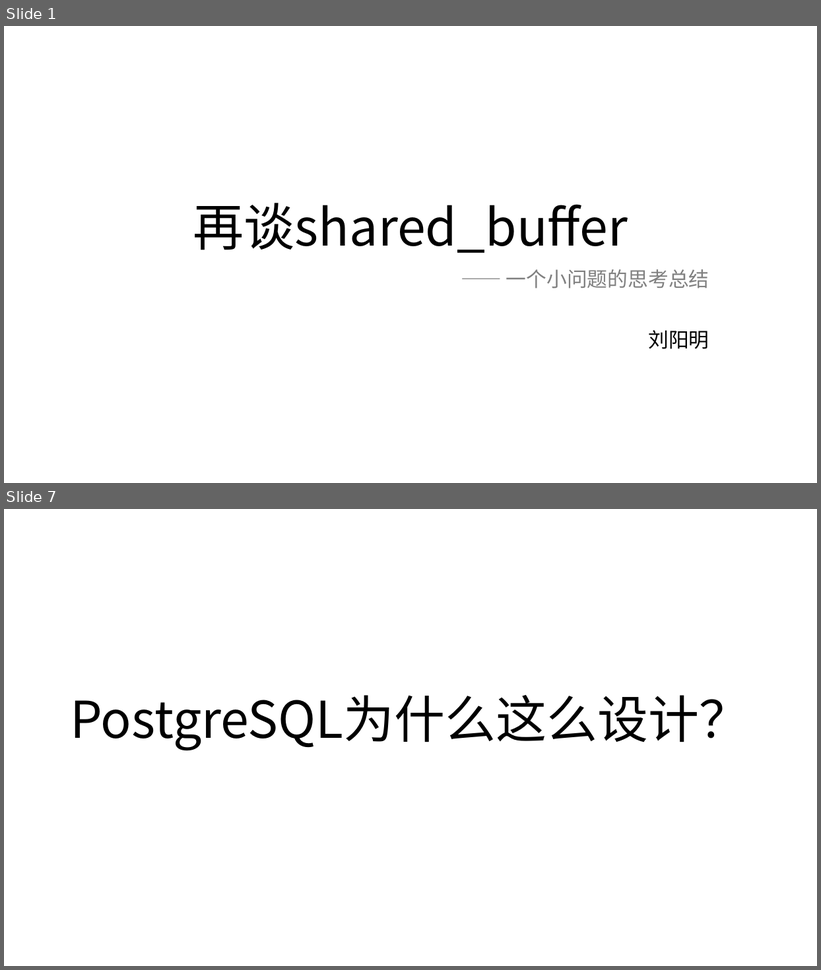
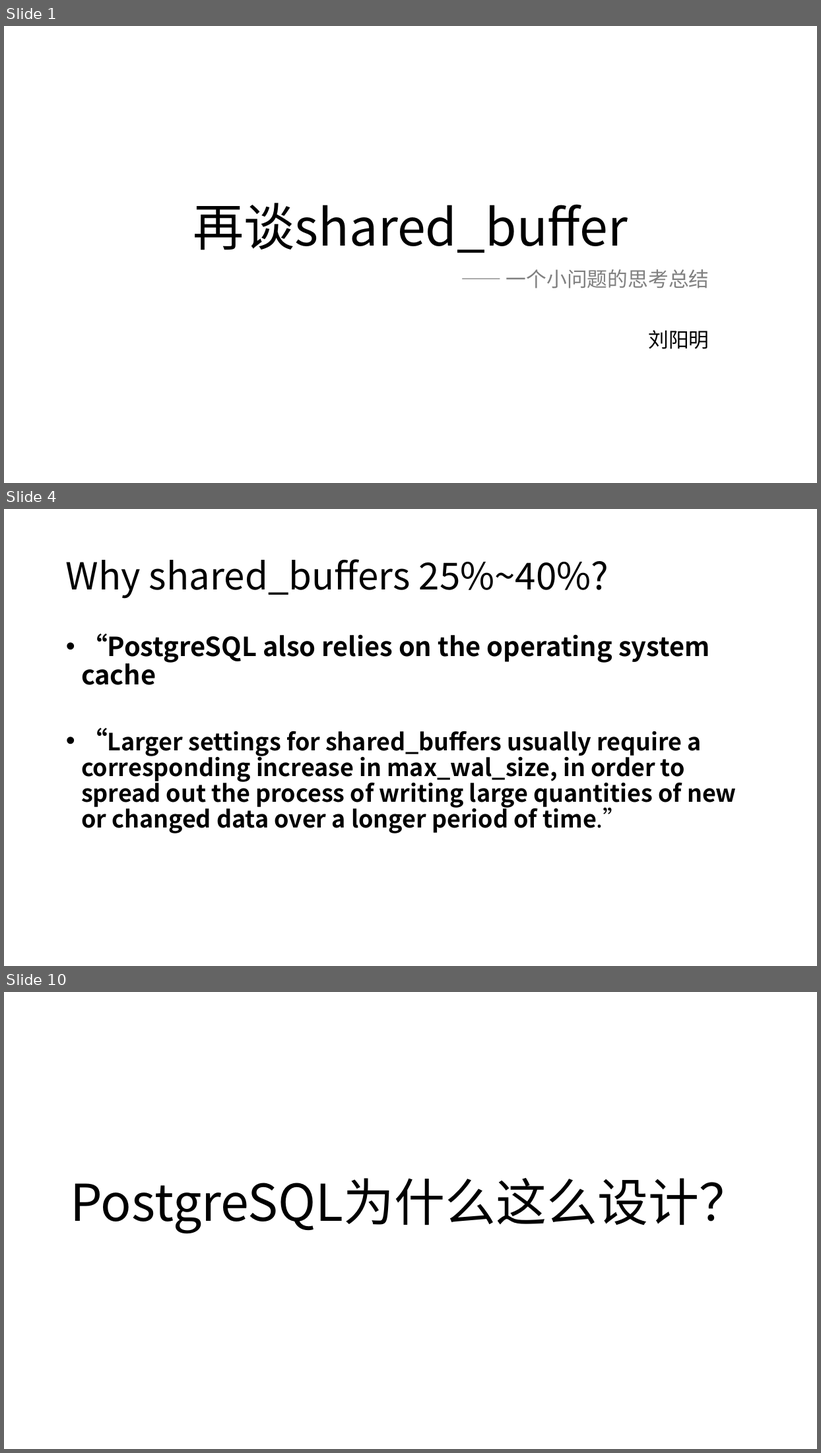
Before and after one commit to yummyliu/papers, a slide deck: pg-buffer.pptx. Shown one above the other, each under a label of ours: slides 1 and 7 before the commit, slides 1, 4 and 10 after it; the slides between them are not shown. The pictures are 821x970 and 821x1453 pixels, drawn with LibreOffice and Linux fonts; fonts in the diff are those of the drawing. Boxes give left, top, right and bottom in pixels: in the first picture for what was removed or moved away, otherwise in the second. Text is boxed around its words. In the diff, an @@ line names an element or a change of style, - is before the commit and + after.

```diff
--- a/pg-buffer.pptx
+++ b/pg-buffer.pptx
@@ slide 4 added at [4, 509, 817, 966], background #FFFFFF @@
@@ title added at [66, 559, 609, 599], 44 pt, text #000000 @@
+Why shared_buffers 25%~40%?
@@ text added at [81, 634, 737, 834], 28 pt, text #000000, bold @@
+• “PostgreSQL also relies on the operating system cache
+• “Larger settings for shared_buffers usually require a corresponding increase in max_wal_size, in order to spread out the process of writing large quantities of new or changed data over a longer period of time.”
@@ what was slide 7 is now slide 10 @@
```
Also in this commit, not shown: 9 slides changed, 8 other slides added, 5 slides removed.
